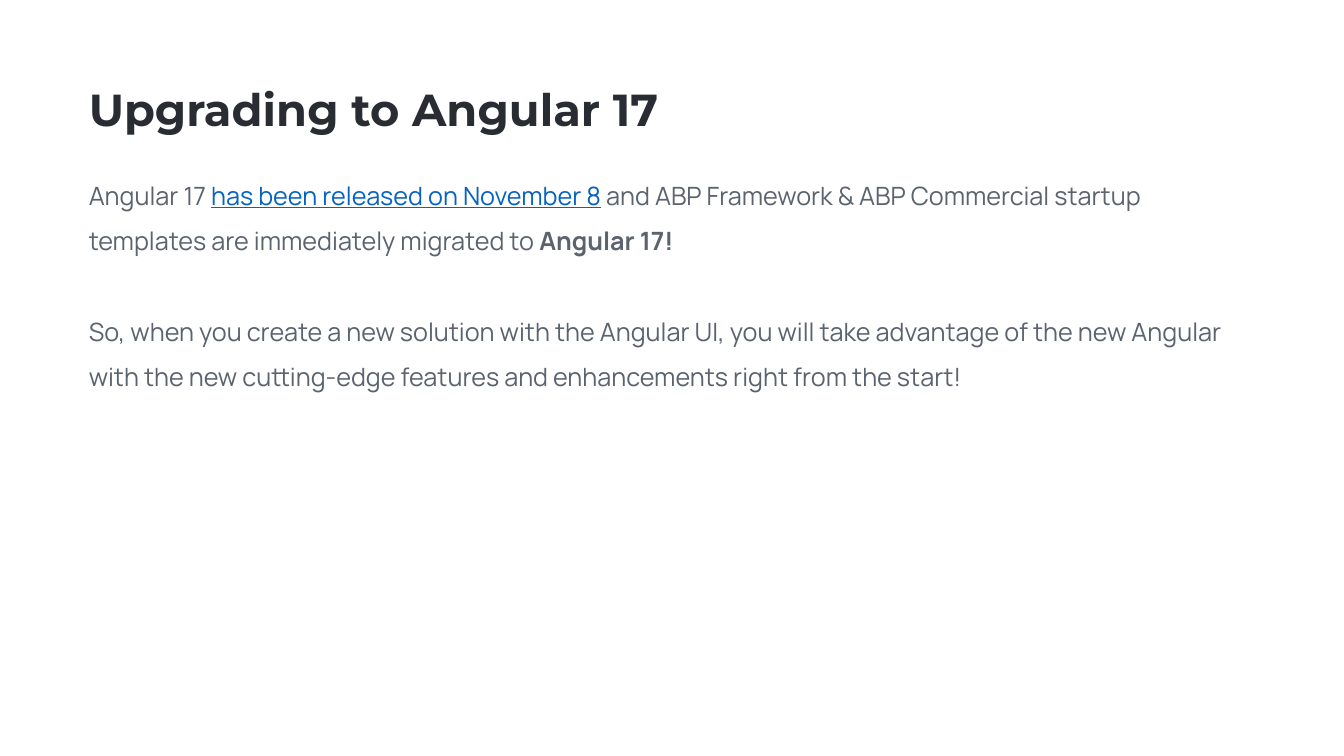
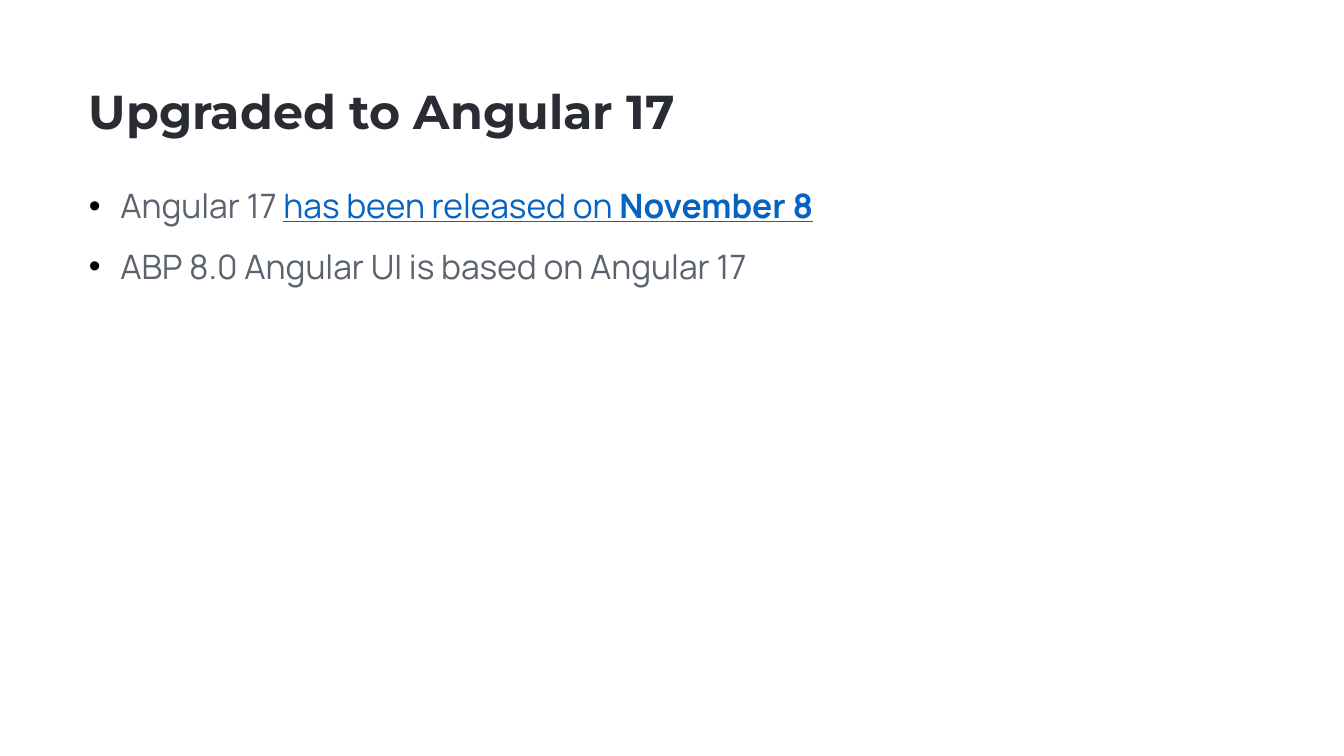
Before and after one commit to EngincanV/presentations, a slide deck: slide 4 of ABP/Community-Talks-2023.8/Community-Talks-2023.8.pptx. Drawn at 1344x756 pixels with LibreOffice and Linux fonts; fonts in the diff are those of the drawing; background and template pictures are left out. Boxes give left, top, right and bottom in pixels: in the first picture for what was removed or moved away, otherwise in the second. Text is boxed around its words. In the diff, an @@ line names an element or a change of style, - is before the commit and + after.

```diff
--- a/ABP/Community-Talks-2023.8/Community-Talks-2023.8.pptx
+++ b/ABP/Community-Talks-2023.8/Community-Talks-2023.8.pptx
@@ text at (x1=89, y1=93, x2=675, y2=139): text changed; size 32 to 34 pt @@
-Upgrading to Angular 17
+Upgraded to Angular 17
@@ text at (x1=120, y1=193, x2=814, y2=288): text changed; size 18 to 24 pt @@
-Angular 17 has been released on November 8 and ABP Framework & ABP Commercial startup templates are immediately migrated to Angular 17!
-So, when you create a new solution with the Angular UI, you will take advantage of the new Angular with the new cutting-edge features and enhancements right from the start!
+• Angular 17 has been released on November 8
+• ABP 8.0 Angular UI is based on Angular 17
```
Also in this commit, not shown: 9 other slides changed, 1 slide added, 1 slide removed, 1 other file.
